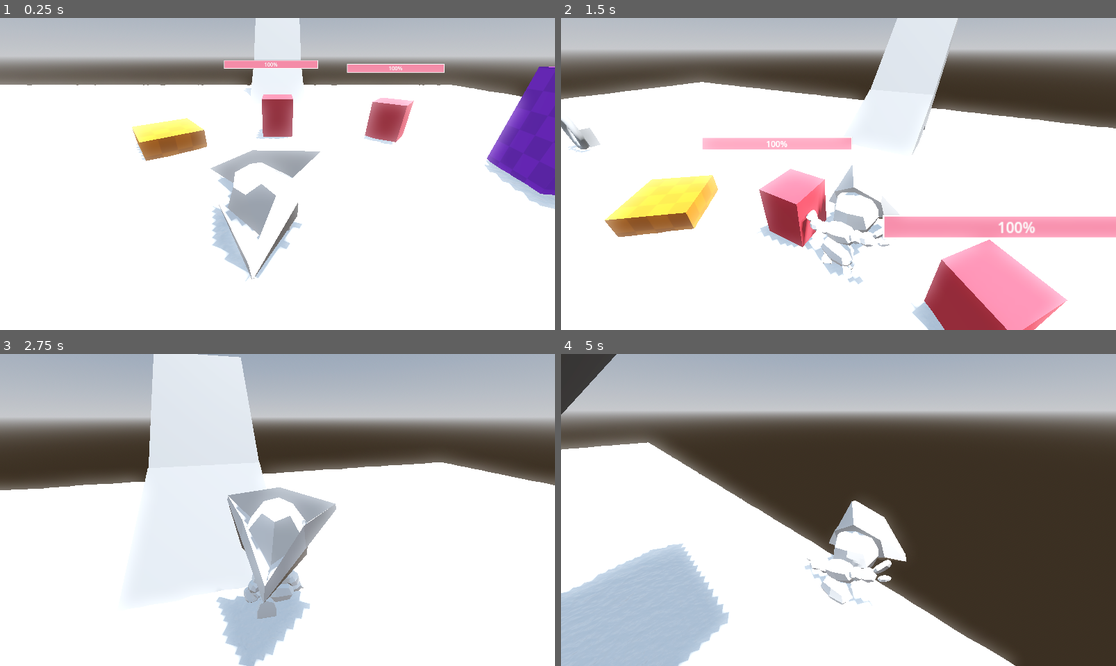
Above: before the commit, frames 1-4 (two rows, left to right).
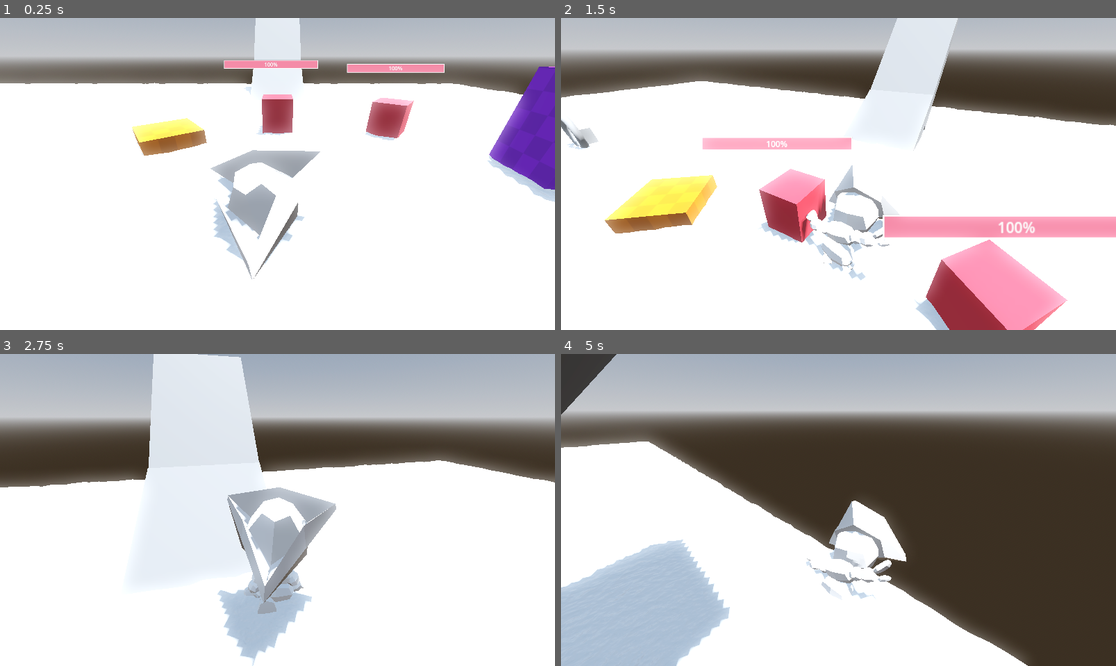
Above: after the commit, the same moments.

Repository: d4nmos/PirateGame
Game: Godot game, scene res://scenes/test.tscn
The game is run twice, just before and just after one commit, with the same random seed, the same clock (stepped at 60 frames per second) and the same inputs.
Inputs (mouse positions are in pixels of both pictures, inside the frame that each line leads up to):
- Up to frame 1 (0.25 s): no input
- Up to frame 2 (1.5 s): move the mouse to (866, 174) at 0.52 s; hold W (forward) from 0.53 s (still down); tap E (interact) at 0.6 s; click (866, 174) at 0.67 s; tap Space (jump) at 0.77 s; move the mouse to (810, 174) at 1.27 s; tap Mouse wheel up (next_interact_object) at 1.35 s
- Up to frame 3 (2.75 s): keep holding W (forward); tap Space (jump) at 1.52 s; move the mouse to (288, 503) at 2.02 s; tap Mouse wheel down (prev_interact_object) at 2.1 s
- Up to frame 4 (5 s): keep holding W (forward); move the mouse to (832, 516) at 2.77 s; tap E (interact) at 2.85 s; click (832, 516) at 2.92 s; tap Space (jump) at 3.02, 3.77, 4.52 s; move the mouse to (877, 513) at 3.52 s; tap Mouse wheel up (next_interact_object) at 3.6 s; move the mouse to (794, 506) at 4.27 s; tap Mouse wheel down (prev_interact_object) at 4.35 s

The runs differ from the first frame. In frame 1, 1.8% of the frame differs, in the area x 0-100%, y 20-85%; in frame 2, 1.5%; in frame 3, 1.2%; in frame 4, 1.9%, in the area x 0-85%, y 28-100%.

Commit message:
Update Water.tres

Diff:
--- a/Shaders/Water.tres
+++ b/Shaders/Water.tres
@@ -41,7 +41,7 @@
 shader_parameter/wave_direction2 = Vector2(0, 1)
 shader_parameter/time_scale = 0.025
 shader_parameter/noise_scale = 10.0
-shader_parameter/height_scale = 0.15
+shader_parameter/height_scale = 0.3
 shader_parameter/color_deep = Color(0, 0, 0.780392, 1)
 shader_parameter/color_shallow = Color(0, 0.721569, 0.937255, 1)
 shader_parameter/beers_law = 10.0
